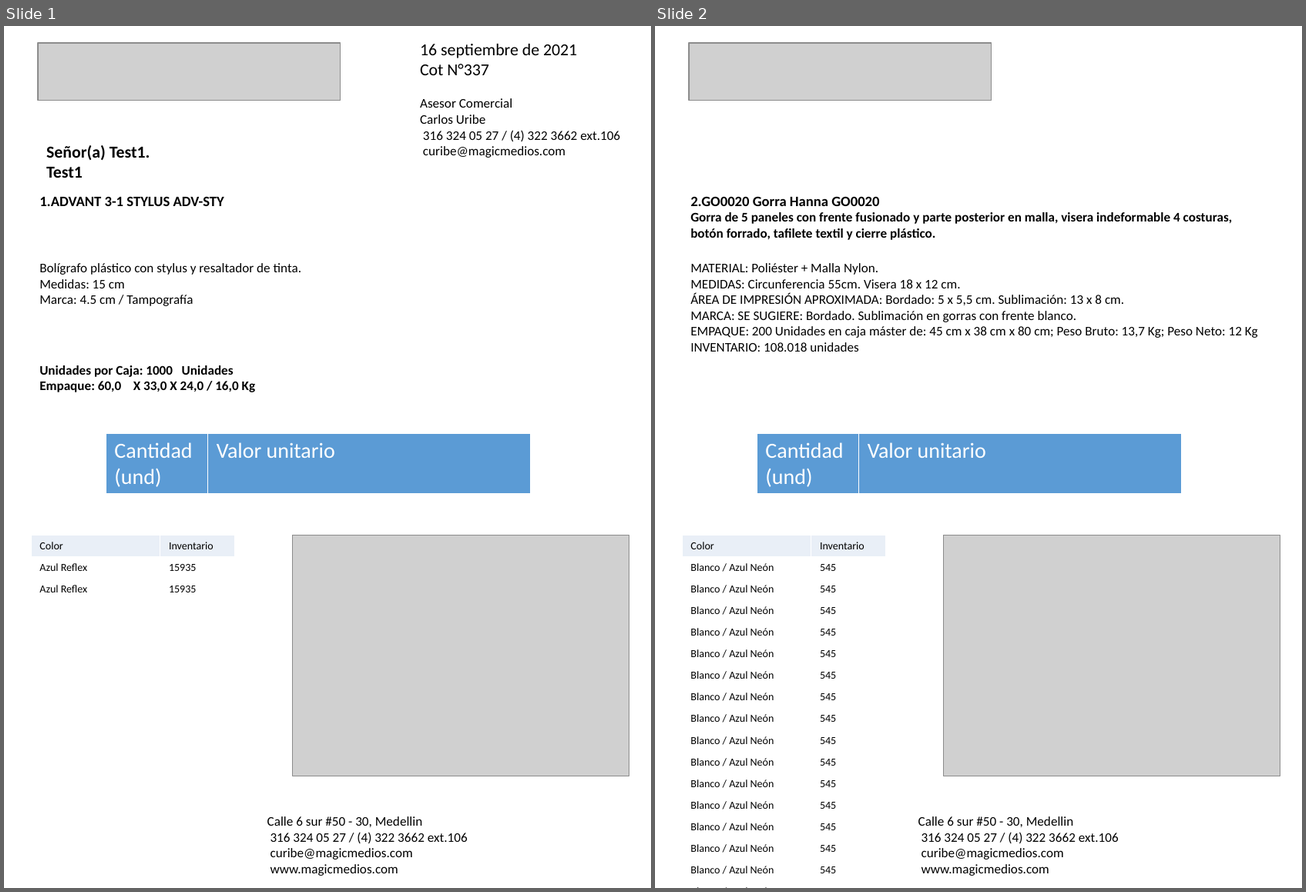
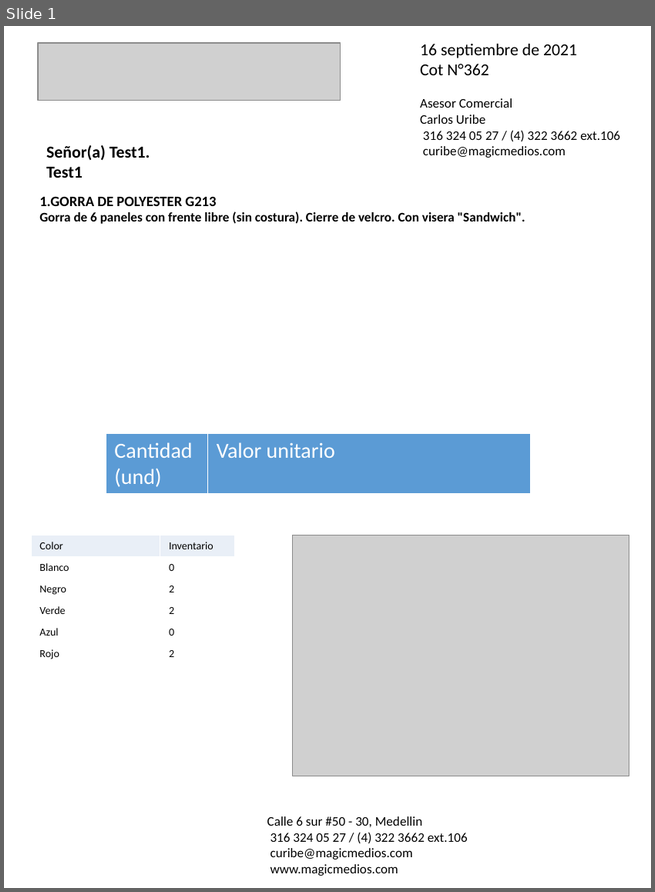
Before and after one commit to felipeospina21/MagicMedios, a slide deck: cotizaciones/cotización_Test1.pptx. Shown side by side, each under a label of ours: slides 1 and 2 before the commit, slide 1 after it. The pictures are 1306x892 and 655x892 pixels, drawn with LibreOffice and Linux fonts; fonts in the diff are those of the drawing; grey boxes stand for pictures. Boxes give left, top, right and bottom in pixels: in the first picture for what was removed or moved away, otherwise in the second. Text is boxed around its words. In the diff, an @@ line names an element or a change of style, - is before the commit and + after.

```diff
--- a/cotizaciones/cotización_Test1.pptx
+++ b/cotizaciones/cotización_Test1.pptx
@@ slide 2 removed at [655,26,1302,888], background #FFFFFF @@
@@ picture removed at [689,43,991,101] @@
@@ text removed at [690,196,879,206] @@
-2.GO0020 Gorra Hanna GO0020
@@ text removed at [690,212,1233,240] @@
-Gorra de 5 paneles con frente fusionado y parte posterior en malla, visera indeformable 4 costuras, botón forrado, tafilete textil y cierre plástico.
@@ text removed at [690,263,1258,352] @@
-MATERIAL: Poliéster + Malla Nylon.
-MEDIDAS: Circunferencia 55cm. Visera 18 x 12 cm.
-ÁREA DE IMPRESIÓN APROXIMADA: Bordado: 5 x 5,5 cm. Sublimación: 13 x 8 cm.
-MARCA: SE SUGIERE: Bordado. Sublimación en gorras con frente blanco.
-EMPAQUE: 200 Unidades en caja máster de: 45 cm x 38 cm x 80 cm; Peso Bruto: 13,7 Kg; Peso Neto: 12 Kg
-INVENTARIO: 108.018 unidades
@@ table removed at [757,433,1181,490], 3 rows, 2 columns @@
-Cantidad (und) | Valor unitario
- | 
- | 
@@ table removed at [682,536,886,877], 18 rows, 2 columns @@
-Color | Inventario
-Blanco / Azul Neón | 545
-Blanco / Azul Neón | 545
-Blanco / Azul Neón | 545
-Blanco / Azul Neón | 545
-Blanco / Azul Neón | 545
-Blanco / Azul Neón | 545
-Blanco / Azul Neón | 545
-Blanco / Azul Neón | 545
-Blanco / Azul Neón | 545
-Blanco / Azul Neón | 545
-Blanco / Azul Neón | 545
-Blanco / Azul Neón | 545
-Blanco / Azul Neón | 545
-Blanco / Azul Neón | 545
-Blanco / Azul Neón | 545
-Blanco / Azul Neón | 545
-Blanco / Azul Neón | 545
@@ picture removed at [944,536,1280,778] @@
@@ text removed at [918,817,1119,876] @@
-Calle 6 sur #50 - 30, Medellin
-316 324 05 27 / (4) 322 3662 ext.106
-curibe@magicmedios.com
-www.magicmedios.com
@@ slide 1 changed as well @@
@@ text at [420,64,489,75]: text changed @@
-Cot N°337
+Cot N°362
@@ text at [39,196,216,206]: text changed @@
-1.ADVANT 3-1 STYLUS ADV-STY
+1.GORRA DE POLYESTER G213
@@ text added at [39,212,525,224], 11 pt, text #000000, bold @@
+Gorra de 6 paneles con frente libre (sin costura). Cierre de velcro. Con visera "Sandwich".
@@ text removed at [39,263,301,306] @@
-Bolígrafo plástico con stylus y resaltador de tinta.
-Medidas: 15 cm
-Marca: 4.5 cm / Tampografía
@@ text removed at [39,366,255,393] @@
-Unidades por Caja: 1000 Unidades
-Empaque: 60,0 X 33,0 X 24,0 / 16,0 Kg
@@ table at [31,536,235,663] @@
-row 2: Azul Reflex | 15935
-row 3: Azul Reflex | 15935
+row 2: Blanco | 0
+row 3: Negro | 2
+row 4: Verde | 2
+row 5: Azul | 0
+row 6: Rojo | 2
```
Also in this commit, not shown: 1 other slide removed, 9 other files.
